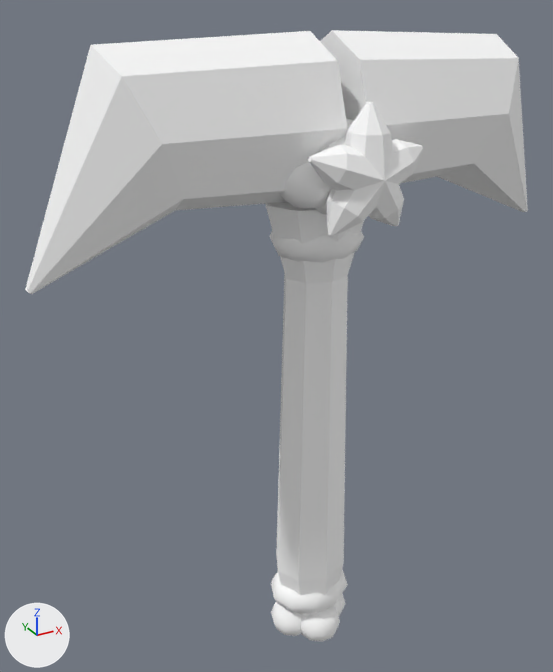
An edit to the OBJ model src/main/resources/assets/sunlit_journal_core/models/fantasy/star_cloud/pickaxe.obj, drawn before and after from the same camera.
Both versions are drawn from a camera (50 mm lens) standing at (0.072, -1.187, 0.799) and looking at (0.463, -0.477, 0.444). Every picture has the same lights, and +X, +Y and +Z are marked at lower left. The older version comes first. Where no turn or scale is listed for an object, it has been applied to the vertices. Vertices at exactly the same position are counted once.

The scene before the commit, as lines of its bpy script (objects in view):
```python
ob_pickaxe = bpy.data.objects.new('pickaxe', me_pickaxe)
ob_pickaxe.location = (0.0, 0.0, 0.0)
```
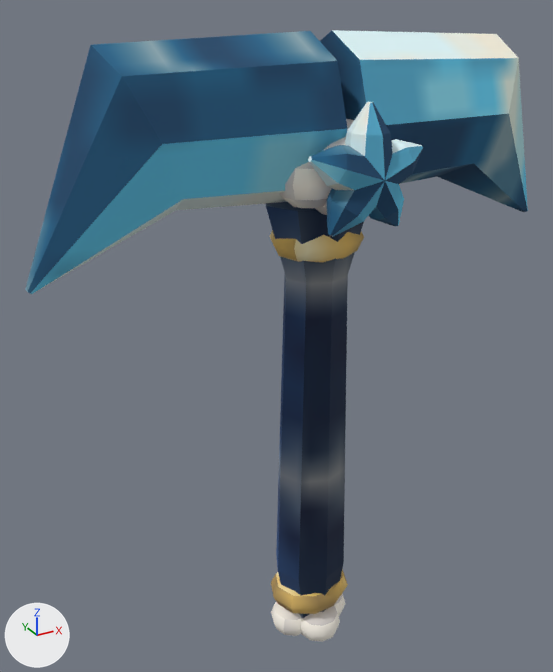
Location of each change, (x1, y1, x2, y2) in pixels of the pictures (553 x 672 px):
'pickaxe', surface changed (grey to blue)
    both: (25, 30, 528, 640)

What changed in the scene script:
```text
Add img_light:
    img_light = load_image('light', '../../../textures/item/fantasy_materials/star_cloud/light.png', 64, 64, 'sRGB')
Add img_main:
    img_main = load_image('main', '../../../textures/item/fantasy_materials/star_cloud/main.png', 64, 64, 'sRGB')
Add img_shade:
    img_shade = load_image('shade', '../../../textures/item/fantasy_materials/star_cloud/shade.png', 64, 64, 'sRGB')
Add img_edge:
    img_edge = load_image('edge', '../../../textures/item/fantasy_materials/star_cloud/edge.png', 64, 64, 'sRGB')
Add img_secondary:
    img_secondary = load_image('secondary', '../../../textures/item/fantasy_materials/star_cloud/secondary.png', 64, 64, 'sRGB')
Add img_metal:
    img_metal = load_image('metal', '../../../textures/item/fantasy_materials/star_cloud/metal.png', 64, 64, 'sRGB')
Add img_grip_light:
    img_grip_light = load_image('grip_light', '../../../textures/item/fantasy_materials/star_cloud/grip_light.png', 32, 32, 'sRGB')
Add img_grip:
    img_grip = load_image('grip', '../../../textures/item/fantasy_materials/star_cloud/grip.png', 32, 32, 'sRGB')
Add img_grip_shade:
    img_grip_shade = load_image('grip_shade', '../../../textures/item/fantasy_materials/star_cloud/grip_shade.png', 32, 32, 'sRGB')
Change mat_grip_shade:
    mat_grip_shade.texture: img_fantasy_white -> img_grip_shade
Change mat_grip:
    mat_grip.texture: img_fantasy_white -> img_grip
Change mat_grip_light:
    mat_grip_light.texture: img_fantasy_white -> img_grip_light
Change mat_metal:
    mat_metal.texture: img_fantasy_white -> img_metal
Change mat_secondary:
    mat_secondary.texture: img_fantasy_white -> img_secondary
Change mat_edge:
    mat_edge.texture: img_fantasy_white -> img_edge
Change mat_shade:
    mat_shade.texture: img_fantasy_white -> img_shade
Change mat_main:
    mat_main.texture: img_fantasy_white -> img_main
Change mat_light:
    mat_light.texture: img_fantasy_white -> img_light
Change me_pickaxe:
    where me_pickaxe.from_pydata(...)  # 1200 vertices, 2300 faces; spans x 0.189..0.811, y -0.617..-0.429, z 0.015..0.771
    used by ob_pickaxe; location = (0.0, 0.0, 0.0)
    me_pickaxe part 1: texture (UV) coordinates of 2300 of 2300 faces, centred in x 0.19..0.809, y -0.612..-0.437, z 0.017..0.76, changed; they spanned u 0.5..0.5, v 0.5..0.5 and now span u 0.0..1.0, v 0.0..1.0
```
